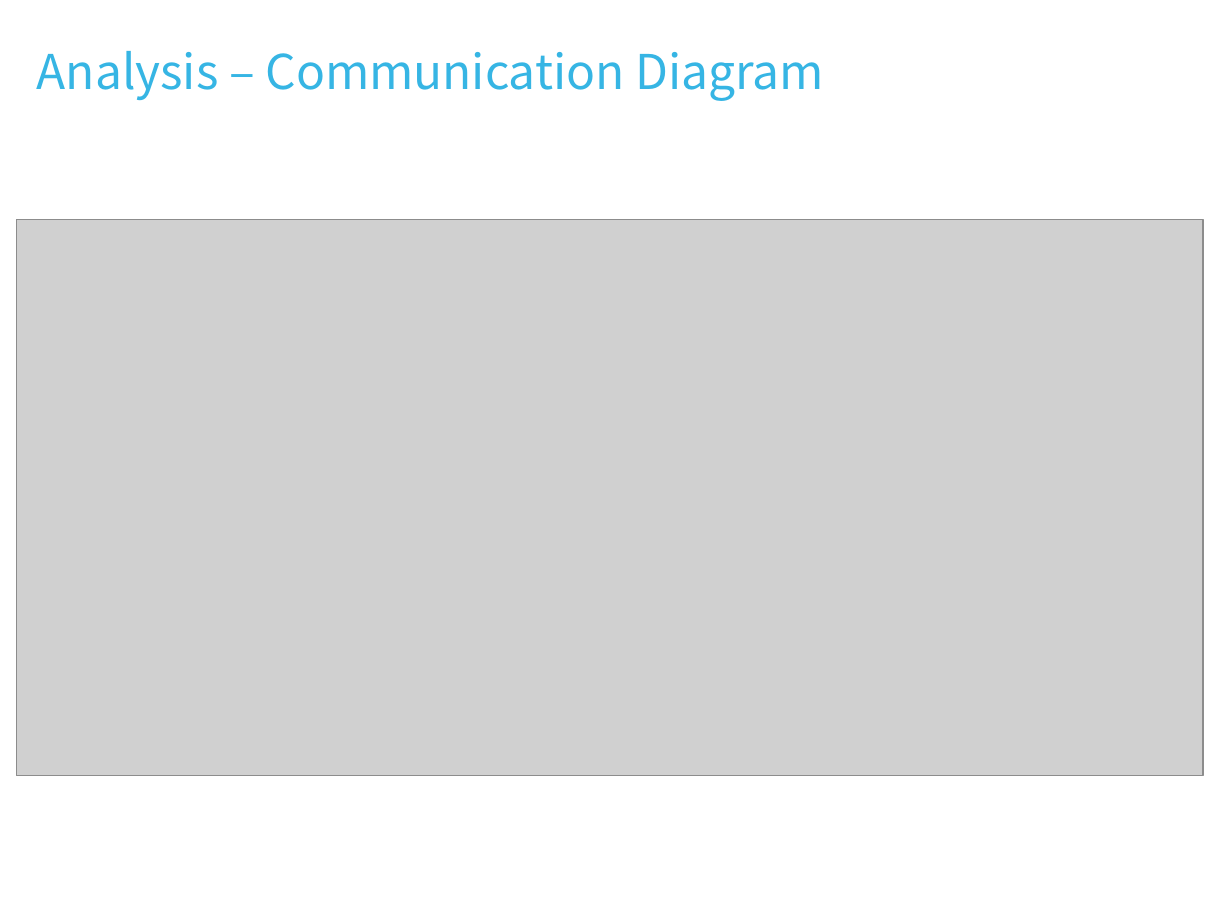
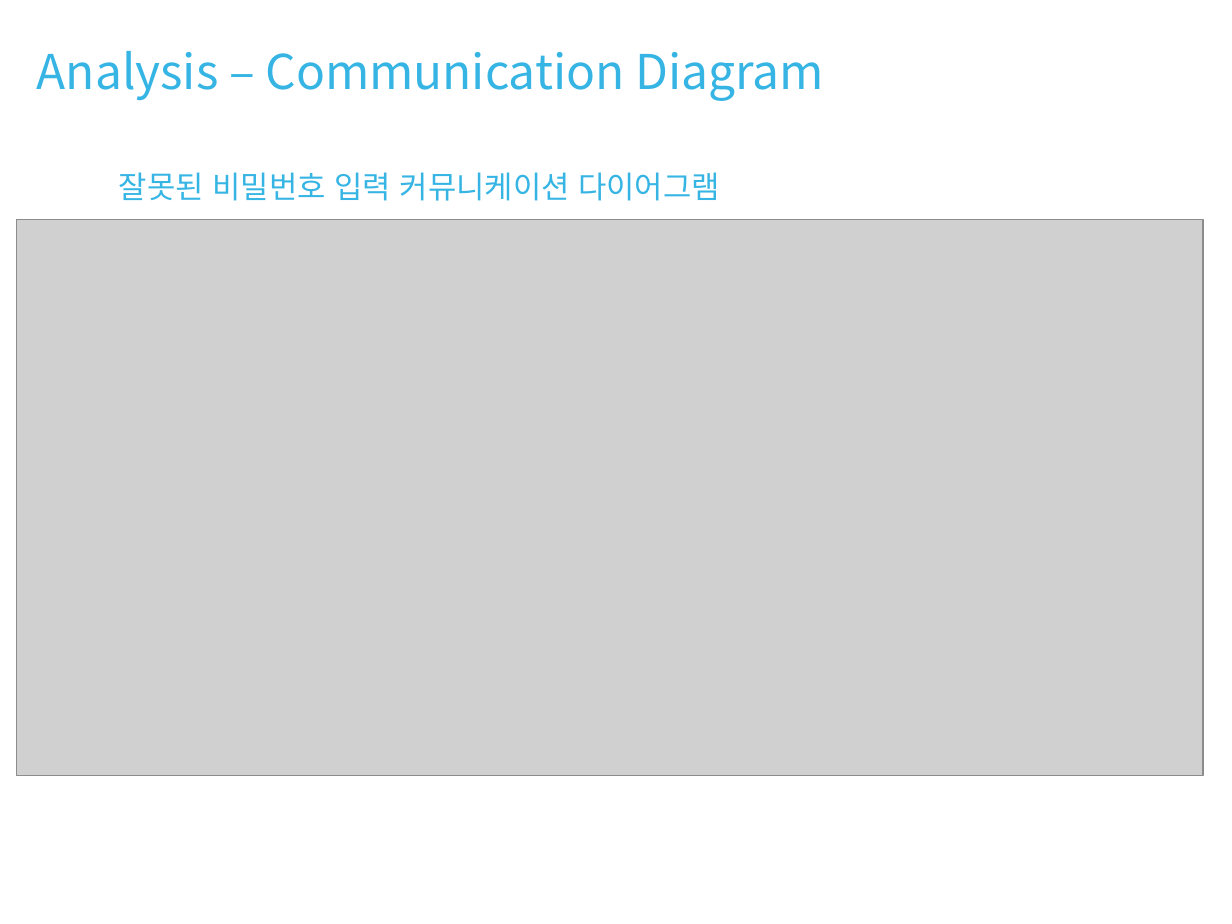
Before and after one commit to DavidKwon/ATMWith3tierArchitecture, a slide deck: slide 15 of ATM.pptx. Drawn at 1232x924 pixels with LibreOffice and Linux fonts; fonts in the diff are those of the drawing; grey boxes stand for pictures. Boxes give left, top, right and bottom in pixels: in the first picture for what was removed or moved away, otherwise in the second. Text is boxed around its words. In the diff, an @@ line names an element or a change of style, - is before the commit and + after.

```diff
--- a/ATM.pptx
+++ b/ATM.pptx
@@ text added at [119, 172, 720, 201], 18 pt, text #36B5E4 @@
+잘못된 비밀번호 입력 커뮤니케이션 다이어그램
```
Also in this commit, not shown: 6 other slides changed, 7 slides added.
